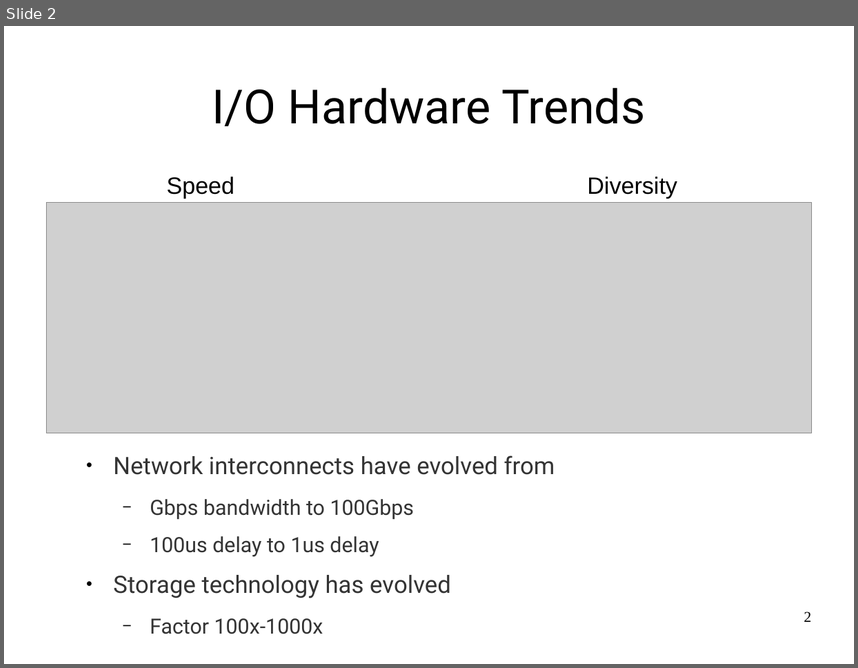
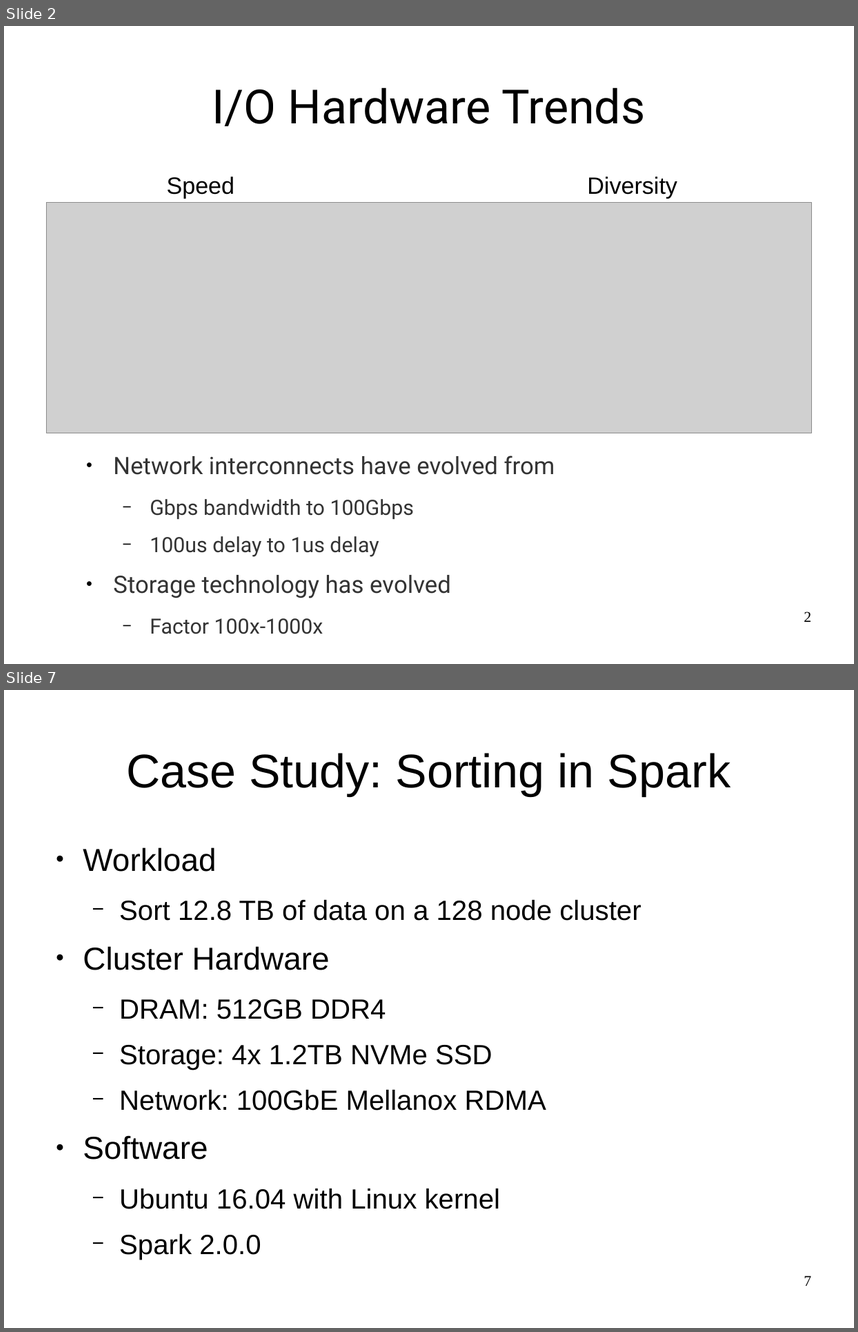
Before and after one commit to huangyibo/spark-summit-17, a slide deck: crail-spark-summit.odp. Shown one above the other, each under a label of ours: slide 2 before the commit, slides 2 and 7 after it; the slides between them are not shown. The pictures are 858x668 and 858x1332 pixels, drawn with LibreOffice and Linux fonts; fonts in the diff are those of the drawing; grey boxes stand for pictures. Boxes give left, top, right and bottom in pixels: in the first picture for what was removed or moved away, otherwise in the second. Text is boxed around its words. In the diff, an @@ line names an element or a change of style, - is before the commit and + after.

Commit message:
spark

```diff
--- a/crail-spark-summit.odp
+++ b/crail-spark-summit.odp
@@ slide 7 added at (x1=4, y1=690, x2=854, y2=1328), background #FFFFFF @@
@@ title added at (x1=126, y1=753, x2=731, y2=796), 44 pt, text #000000 @@
+Case Study: Sorting in Spark
@@ text added at (x1=83, y1=847, x2=641, y2=1259), 25.9 pt, text #000000 @@
+● Workload
+  − Sort 12.8 TB of data on a 128 node cluster
+● Cluster Hardware
+  − DRAM: 512GB DDR4
+  − Storage: 4x 1.2TB NVMe SSD
+  − Network: 100GbE Mellanox RDMA
+● Software
+  − Ubuntu 16.04 with Linux kernel
+  − Spark 2.0.0
@@ page number added at (x1=804, y1=1275, x2=811, y2=1285), 14 pt, text #000000 @@
+7
```
Also in this commit, not shown: 3 slides changed, 3 other slides added, 1 slide removed.
